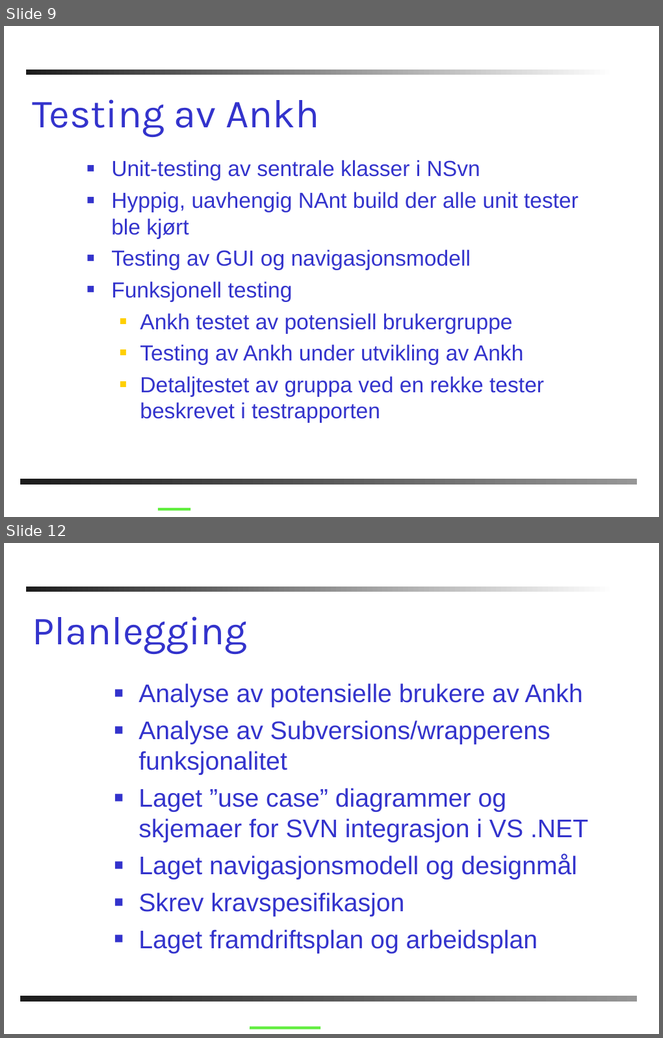
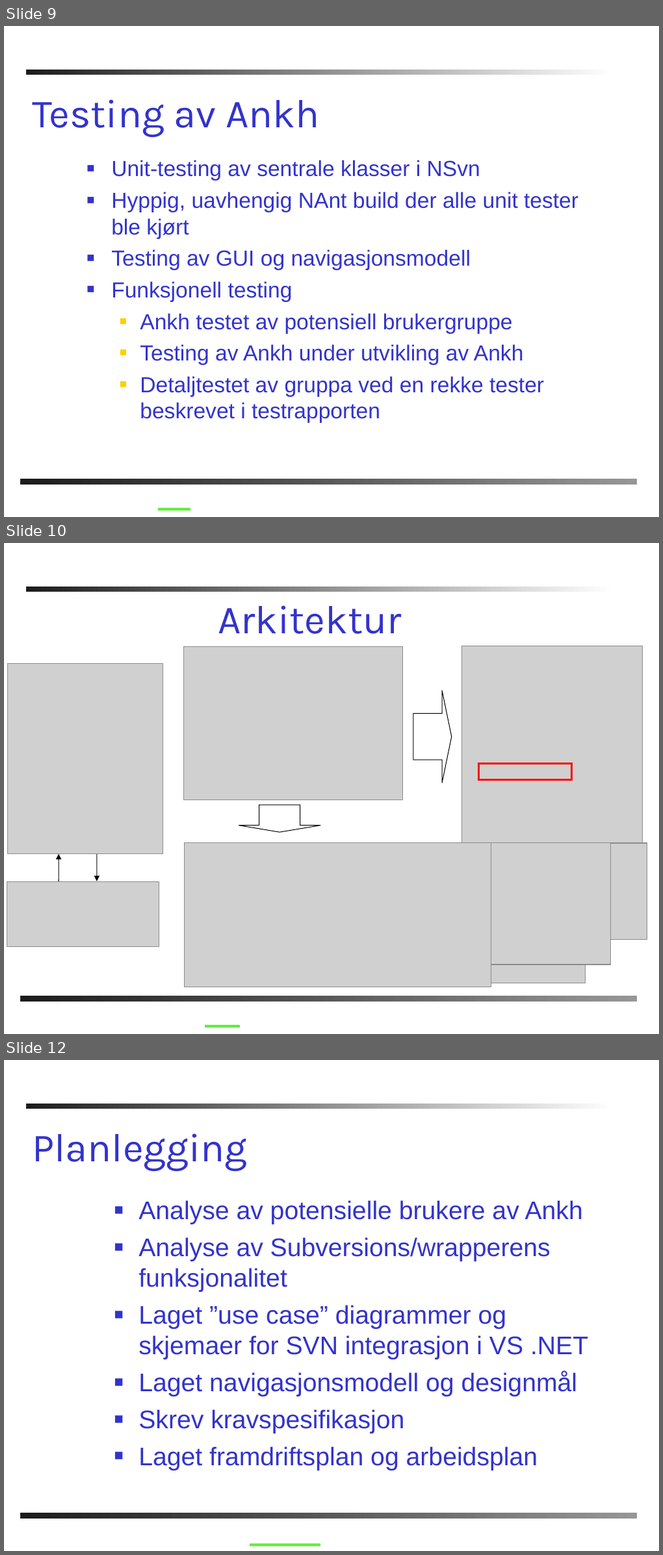
Before and after one commit to windygu/AnkhSVN, a slide deck: doc/powerpoint/Subversion_addin_for_VS.NET.ppt. Shown one above the other, each under a label of ours: slides 9 and 12 before the commit, slides 9, 10 and 12 after it; the slides between them are not shown. The pictures are 663x1038 and 663x1555 pixels, drawn with LibreOffice and Linux fonts; fonts in the diff are those of the drawing; grey boxes stand for pictures; background and template pictures are left out. Boxes give left, top, right and bottom in pixels: in the first picture for what was removed or moved away, otherwise in the second. Text is boxed around its words. In the diff, an @@ line names an element or a change of style, - is before the commit and + after.

```diff
--- a/doc/powerpoint/Subversion_addin_for_VS.NET.ppt
+++ b/doc/powerpoint/Subversion_addin_for_VS.NET.ppt
@@ slide 10 added at box(4, 543, 659, 1034), background #FFFFFF; not listed: 2 template elements that a slide beside it also shows @@
@@ title added at box(218, 605, 402, 634), 44 pt, text #3333CC @@
+Arkitektur
@@ picture added at box(183, 646, 402, 800) @@
@@ picture added at box(462, 646, 643, 843) @@
@@ picture added at box(7, 663, 163, 854) @@
@@ right arrow added at box(414, 691, 451, 783), outline #000000 0.74 pt @@
@@ rectangle added at box(479, 763, 572, 780), outline #FF0000 2.24 pt @@
@@ down arrow added at box(239, 805, 321, 833), outline #000000 0.74 pt @@
@@ arrow added from (59, 882) to (59, 854), #000000 0.74 pt @@
@@ arrow added from (97, 854) to (97, 882), #000000 0.74 pt @@
@@ picture added at box(184, 843, 491, 987) @@
@@ picture added at box(189, 843, 504, 952) @@
@@ picture added at box(189, 843, 594, 895) @@
@@ picture added at box(189, 843, 648, 939) @@
@@ picture added at box(189, 843, 585, 982) @@
@@ picture added at box(189, 843, 610, 965) @@
@@ picture added at box(7, 882, 159, 947) @@
@@ line added from (205, 1027) to (240, 1027), #60EE3E 3 pt @@
```
Also in this commit, not shown: 10 slides changed, 1 other slide added, 1 slide removed.
